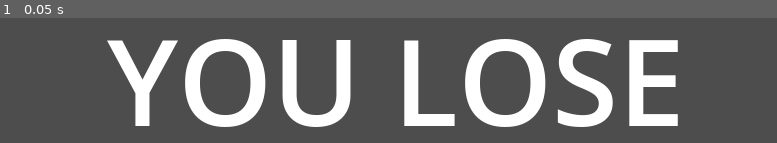
Above: before the commit, frame 1.
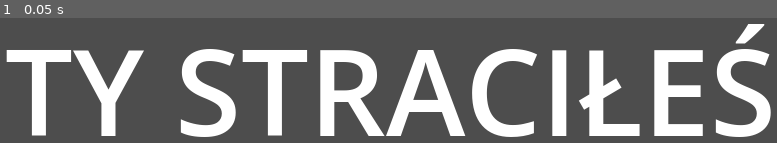
Above: after the commit, the same moment.

Repository: Sfafg/Dr.-Sudra
Game: Godot game, scene res://Scenes/TestScene.tscn
The game is run twice, just before and just after one commit, with the same random seed, the same clock (stepped at 60 frames per second) and the same inputs. Before the commit the project has no main scene; this scene is started directly in both runs.
Inputs:
- Up to frame 1 (0.05 s): no input

The runs differ from the first frame. In frame 1, 34% of the frame differs, in the area x 0-100%, y 4-96%.

Commit message:
Poprawa panelu tekstowego

Diff:
--- a/Scenes/TestScene.tscn
+++ b/Scenes/TestScene.tscn
@@ -3,12 +3,12 @@
 [node name="TestScene" type="Node2D"]
 
 [node name="RichTextLabel" type="RichTextLabel" parent="."]
-offset_left = 123.0
-offset_top = 228.0
-offset_right = 700.0
-offset_bottom = 393.0
+offset_left = 21.0
+offset_top = 238.0
+offset_right = 792.0
+offset_bottom = 403.0
 theme_override_font_sizes/normal_font_size = 120
-text = "YOU LOSE"
+text = "TY STRACIŁEŚ"
 fit_content = true
 autowrap_mode = 0
 tab_size = 7
--- a/project.godot
+++ b/project.godot
@@ -11,6 +11,7 @@
 [application]
 
 config/name="Sudra"
+run/main_scene="res://Scenes/MainScene.tscn"
 config/features=PackedStringArray("4.1", "Forward Plus")
 config/icon="res://icon.svg"
 
